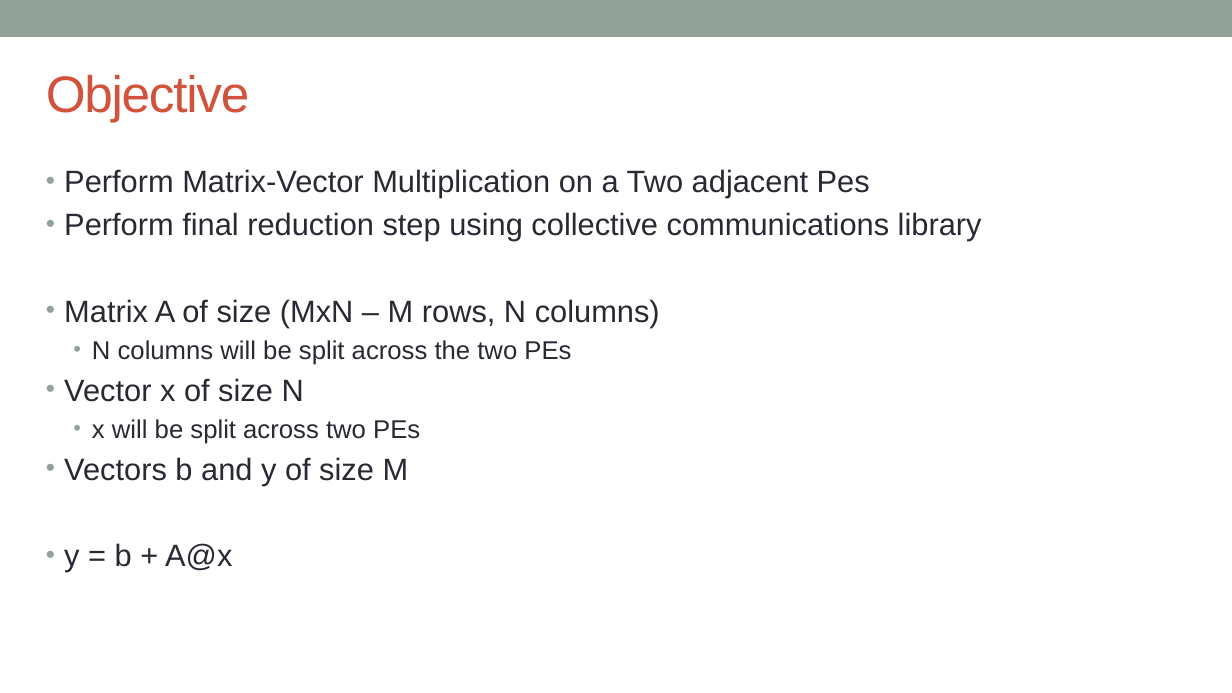
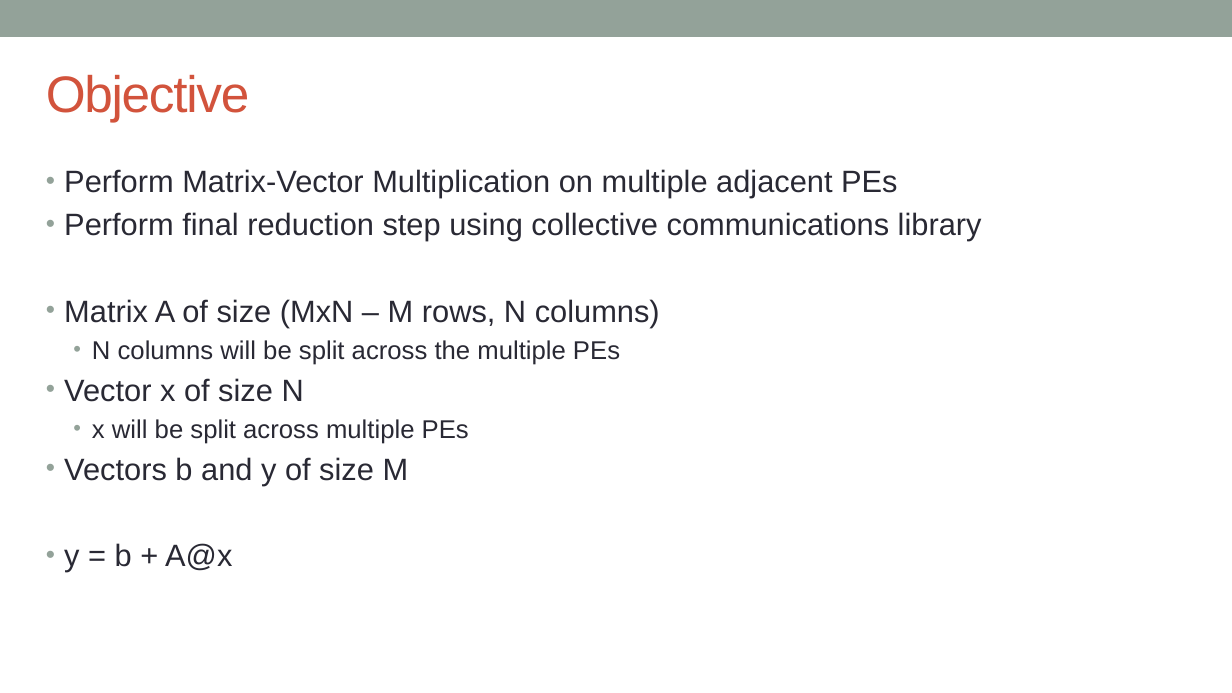
Before and after one commit to EPCCed/cs2-sdk-training, a slide deck: slide 2 of lectures/hands-on-3+washup.pptx. Drawn at 1232x693 pixels with LibreOffice and Linux fonts; fonts in the diff are those of the drawing. Boxes give left, top, right and bottom in pixels: in the first picture for what was removed or moved away, otherwise in the second. Text is boxed around its words. In the diff, an @@ line names an element or a change of style, - is before the commit and + after.

```diff
--- a/lectures/hands-on-3+washup.pptx
+++ b/lectures/hands-on-3+washup.pptx
@@ text at (x1=64, y1=169, x2=897, y2=198): text changed @@
-• Perform Matrix-Vector Multiplication on a Two adjacent Pes
+• Perform Matrix-Vector Multiplication on multiple adjacent PEs
@@ text at (x1=92, y1=340, x2=620, y2=365): text changed @@
-  • N columns will be split across the two PEs
+  • N columns will be split across the multiple PEs
@@ text at (x1=92, y1=419, x2=469, y2=444): text changed @@
-  • x will be split across two PEs
+  • x will be split across multiple PEs
```
Also in this commit, not shown: 1 other slide changed.
